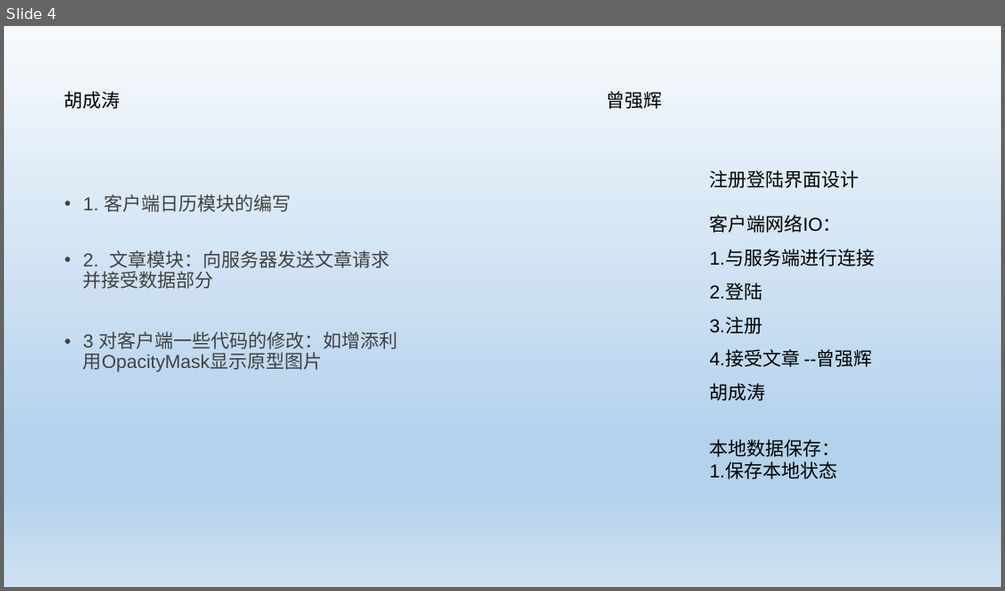
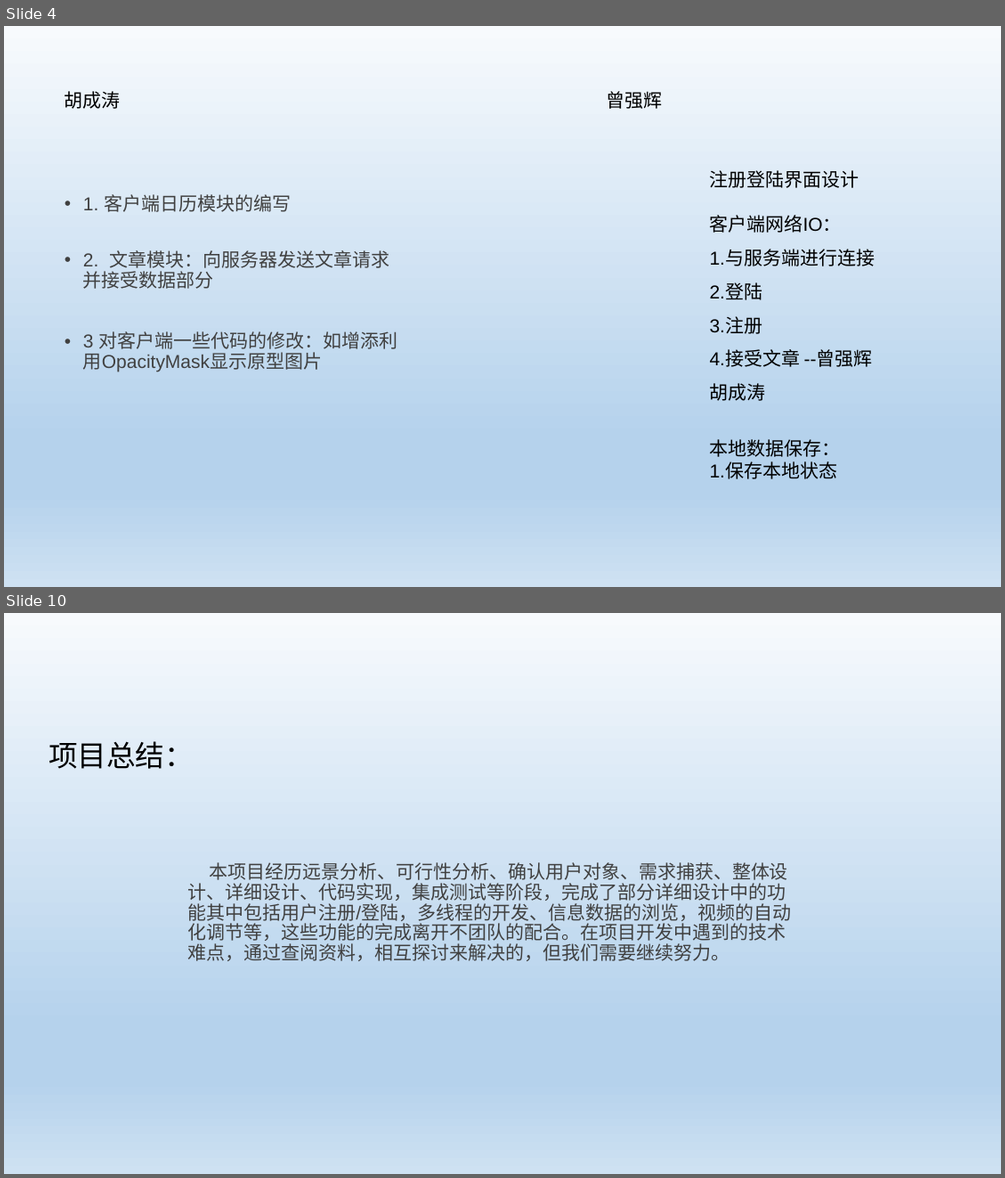
Before and after one commit to SPURSGO/PostgraduateApp, a slide deck: doc/总答辩.ptx.pptx. Shown one above the other, each under a label of ours: slide 4 before the commit, slides 4 and 10 after it; the slides between them are not shown. The pictures are 1005x591 and 1005x1178 pixels, drawn with LibreOffice and Linux fonts; fonts in the diff are those of the drawing. Boxes give left, top, right and bottom in pixels: in the first picture for what was removed or moved away, otherwise in the second. Text is boxed around its words. In the diff, an @@ line names an element or a change of style, - is before the commit and + after.

```diff
--- a/doc/总答辩.ptx.pptx
+++ b/doc/总答辩.ptx.pptx
@@ slide 10 added at bbox=[4, 613, 1001, 1174], background gradient #F7FAFD to #B5D2EC to #CEE1F2 @@
@@ title added at bbox=[48, 741, 194, 769], 28 pt, text #000000 @@
+项目总结：
@@ text added at bbox=[187, 862, 791, 961], 18 pt, text #404040 @@
+本项目经历远景分析、可行性分析、确认用户对象、需求捕获、整体设计、详细设计、代码实现，集成测试等阶段，完成了部分详细设计中的功能其中包括用户注册/登陆，多线程的开发、信息数据的浏览，视频的自动化调节等，这些功能的完成离开不团队的配合。在项目开发中遇到的技术难点，通过查阅资料，相互探讨来解决的，但我们需要继续努力。
```
Also in this commit, not shown: 5 slides changed, 4 other slides added, 2 other files.
